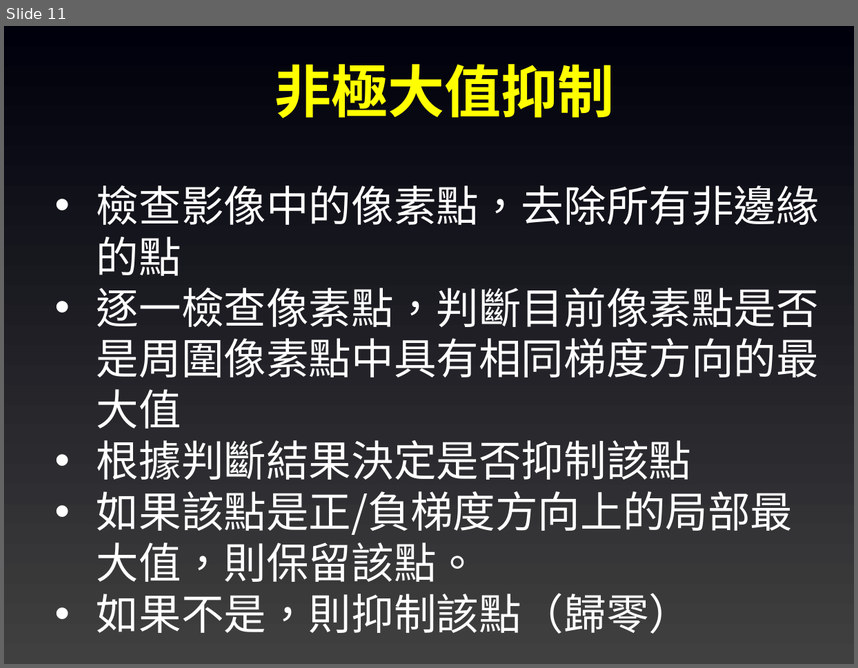
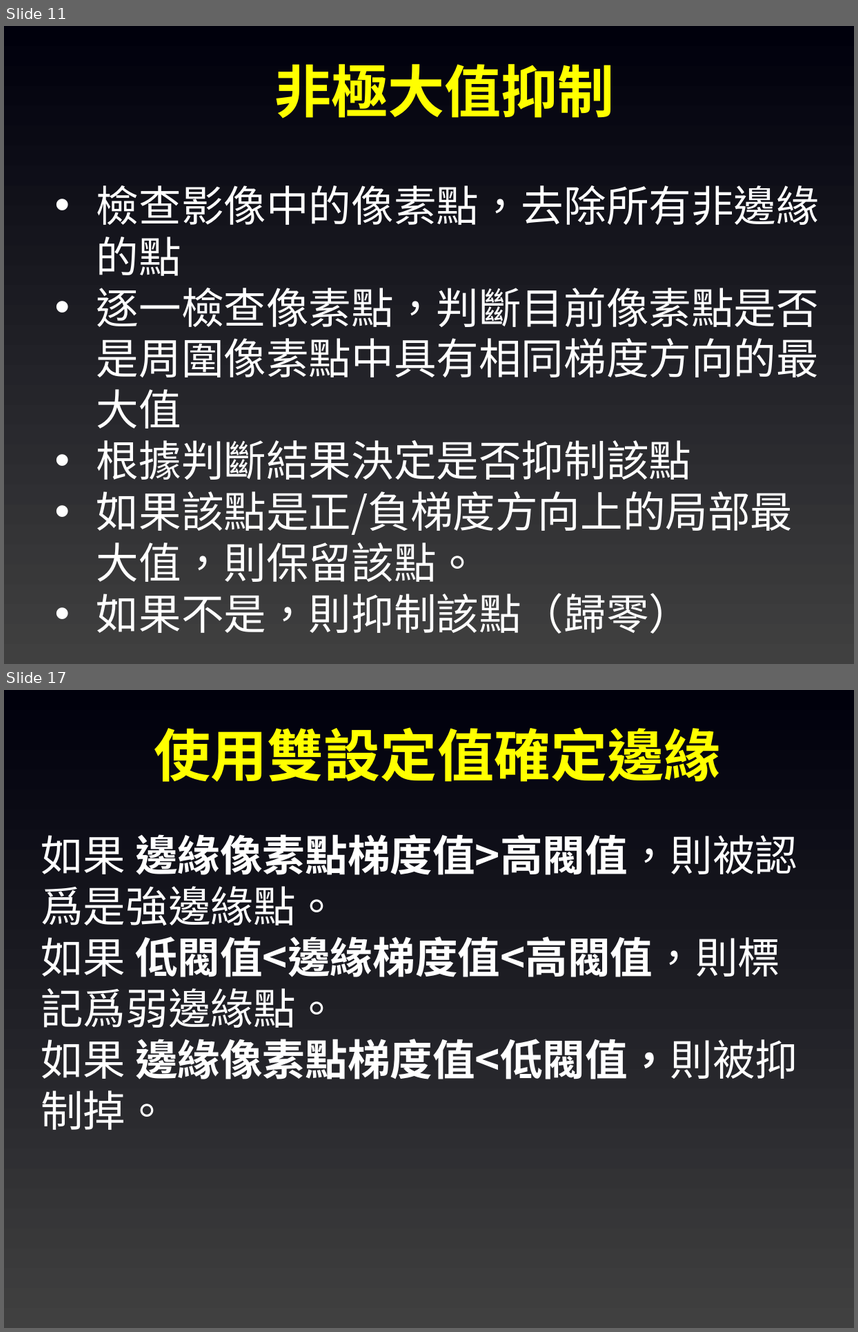
Before and after one commit to joshhu/must_opencv, a slide deck: Slides/05. OpenCV影像處理(進階).pptx. Shown one above the other, each under a label of ours: slide 11 before the commit, slides 11 and 17 after it; the slides between them are not shown. The pictures are 858x668 and 858x1332 pixels, drawn with LibreOffice and Linux fonts; fonts in the diff are those of the drawing. Boxes give left, top, right and bottom in pixels: in the first picture for what was removed or moved away, otherwise in the second. Text is boxed around its words. In the diff, an @@ line names an element or a change of style, - is before the commit and + after.

```diff
--- a/Slides/05. OpenCV影像處理(進階).pptx
+++ b/Slides/05. OpenCV影像處理(進階).pptx
@@ slide 17 added at [4,690,854,1328], background gradient #404040 to #00000C @@
@@ text added at [154,727,720,782], 48 pt, text #FFFF00, bold @@
+使用雙設定值確定邊緣
@@ text added at [41,834,797,1130], 36 pt, text #FFFFFF, bold @@
+如果 邊緣像素點梯度值>高閥值，則被認爲是強邊緣點。
+如果 低閥值<邊緣梯度值<高閥值，則標記爲弱邊緣點。
+如果 邊緣像素點梯度值<低閥值，則被抑制掉。
```
Also in this commit, not shown: 6 slides changed, 4 other slides added, 7 other files.
